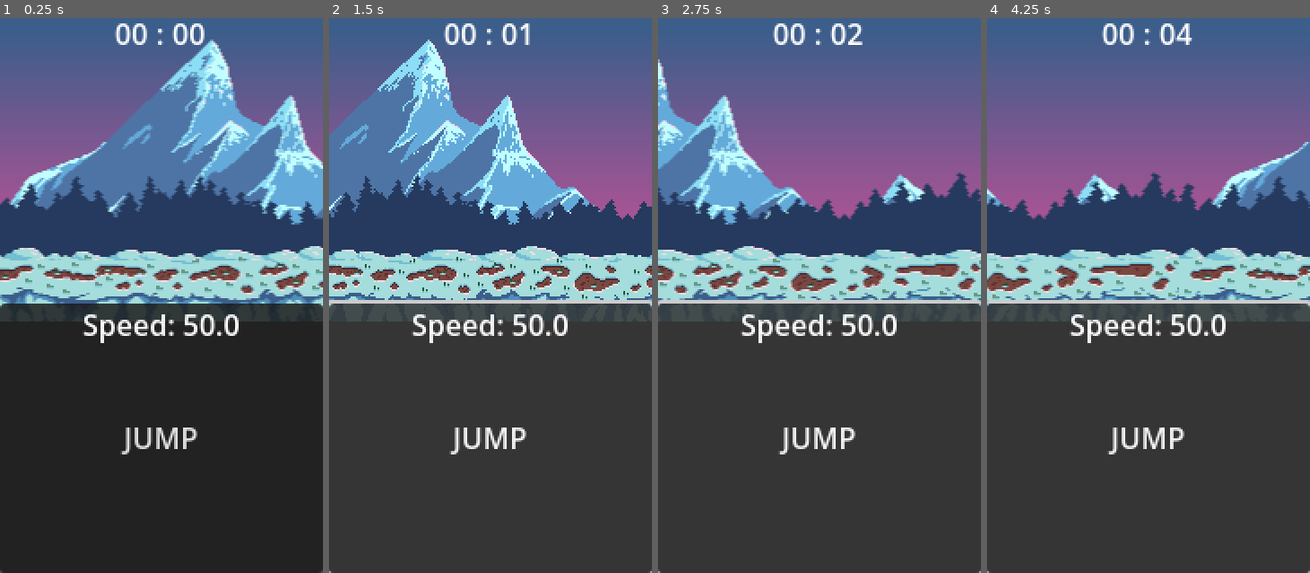
Above: before the commit, frames 1-4 (left to right).
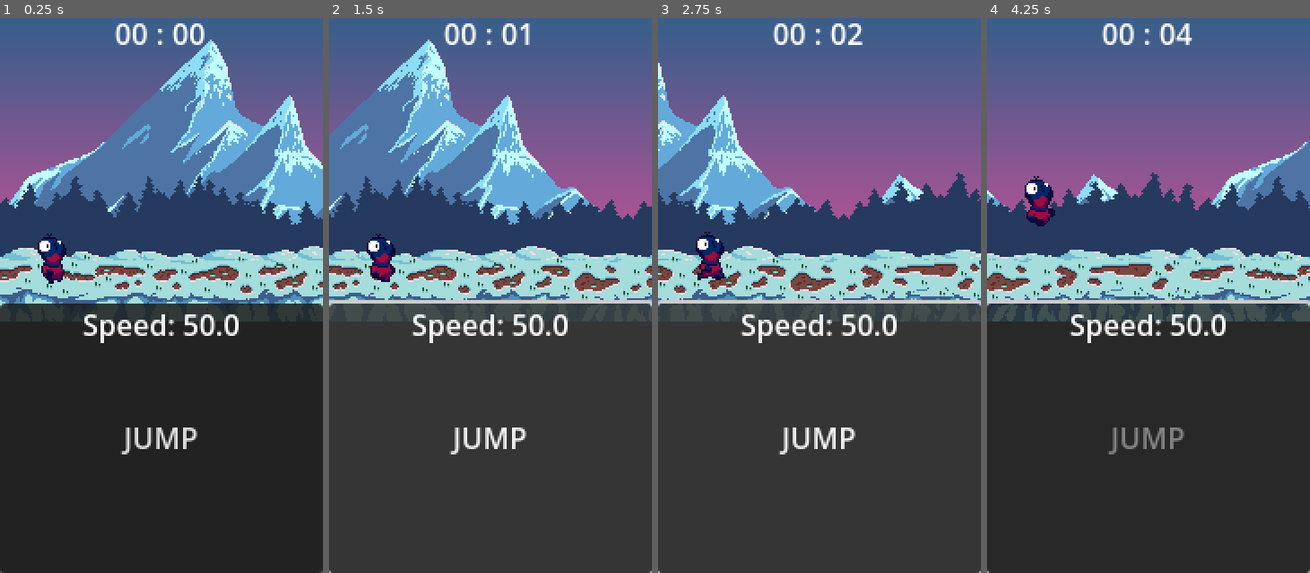
Above: after the commit, the same moments.

Repository: h1h2devs/SideScrollingTutorial
Game: Godot game, scene res://game.tscn
The game is run twice, just before and just after one commit, with the same random seed, the same clock (stepped at 60 frames per second) and the same inputs.
Inputs (mouse positions are in pixels of both pictures, inside the frame that each line leads up to):
- Up to frame 1 (0.25 s): no input
- Up to frame 2 (1.5 s): click "JUMP" at 0.5 s; click (490, 439) at 1.25 s, where only the run before the commit has a clickable "JUMP"
- Up to frame 3 (2.75 s): click "JUMP" at 2 s
- Up to frame 4 (4.25 s): tap Space (jump, bound only after the commit) at 2.85, 3.02, 3.32, 3.6, 3.77, 4.07 s

The runs differ from the first frame. In frame 1, 5.2% of the frame differs, in the area x 0-100%, y 3-52%; in frame 2, 0.5%; in frame 3, 3.9%; in frame 4, 3.5%.

Commit message:
Added the player and jumping

Diff:
--- a/game.gd
+++ b/game.gd
@@ -1,18 +1,23 @@
 extends Node2D
 
+@export var player: Player
 @export var scroll_speed : float = 0.0
 @export var seconds_per_minute: int = 0
 @export var scroll_speed_increase: float = 0
 
-@onready var parallax: Parallax2D = %Parallax2D
+@onready var sky_free: Parallax2D = %SkyFree
+@onready var mountains: Parallax2D = %Mountains
+@onready var trees: Parallax2D = %Trees
+@onready var ground: Parallax2D = %Ground
 
+#timer to increase scroll speed
 var round_timer: float = 0.0
-
+#sets the minutes
 var minute : int:
 	set(value):
 		minute = value
 		%Minute.text = str(value).lpad(2,'0')
-
+#sets the seconds
 var second: int:
 	set(value):
 		second = value
@@ -22,15 +27,18 @@
 		%Second.text = str(value).lpad(2,'0')
 
 func _ready() -> void:
-	set_scroll_speed()
+	set_scroll_speed() # sets the scroll speed and text if ur gona have a speed text
 
 func _process(delta: float) -> void:
 	increase_scroll_speed(delta)
 	set_scroll_speed()
 
-
 func set_scroll_speed() -> void:
-	parallax.autoscroll.x = -scroll_speed
+	player.sprite.speed_scale = scroll_speed / 100
+	sky_free.autoscroll.x = -scroll_speed
+	mountains.autoscroll.x = -scroll_speed
+	trees.autoscroll.x = -scroll_speed
+	ground.autoscroll.x = -scroll_speed
 	$UI/Control/Label.text = "Speed: " + str(scroll_speed)
 
 func increase_scroll_speed(delta) -> void:
@@ -41,3 +49,12 @@
 
 func _on_timer_timeout() -> void:
 	second += 1
+
+func _on_button_button_down() -> void:
+	pass
+	if player.can_jump == true:
+		player.jump()
+	# prevents double jumping
+	%Button.set_deferred("disabled", true)
+	await get_tree().create_timer(0.8).timeout
+	%Button.set_deferred("disabled", false)
--- a/game.tscn
+++ b/game.tscn
@@ -1,36 +1,65 @@
-[gd_scene load_steps=6 format=3 uid="uid://bom6r7tq0yh"]
+[gd_scene load_steps=8 format=3 uid="uid://bom6r7tq0yh"]
 
 [ext_resource type="Script" uid="uid://dpmw5twlgib70" path="res://game.gd" id="1_7jktm"]
 [ext_resource type="Texture2D" uid="uid://boro3xiftu6bv" path="res://assets/bg/1.Sky_free.png" id="1_80nbo"]
 [ext_resource type="Texture2D" uid="uid://bxsnw2gdscdm5" path="res://assets/bg/2.Mountains.png" id="2_fc0e3"]
 [ext_resource type="Texture2D" uid="uid://b57lwqdf5ijqi" path="res://assets/bg/3.Trees_back.png" id="3_7jktm"]
 [ext_resource type="Texture2D" uid="uid://cxgo2imjs5rff" path="res://assets/bg/4.Groundt.png" id="4_ryrav"]
+[ext_resource type="PackedScene" uid="uid://b0reql6r5syoi" path="res://scenes/player.tscn" id="6_ryrav"]
 
-[node name="Game" type="Node2D"]
+[sub_resource type="WorldBoundaryShape2D" id="WorldBoundaryShape2D_7jktm"]
+
+[node name="Game" type="Node2D" node_paths=PackedStringArray("player")]
 script = ExtResource("1_7jktm")
+player = NodePath("Player")
 scroll_speed = 50.0
 seconds_per_minute = 5
 scroll_speed_increase = 50.0
 
-[node name="Parallax2D" type="Parallax2D" parent="."]
+[node name="Background" type="Node2D" parent="."]
+
+[node name="SkyFree" type="Parallax2D" parent="Background"]
+unique_name_in_owner = true
+scroll_scale = Vector2(0.1, 1)
+repeat_size = Vector2(320, 0)
+
+[node name="Sprite2D" type="Sprite2D" parent="Background/SkyFree"]
+texture = ExtResource("1_80nbo")
+centered = false
+
+[node name="Mountains" type="Parallax2D" parent="Background"]
+unique_name_in_owner = true
+scroll_scale = Vector2(0.5, 1)
+repeat_size = Vector2(320, 0)
+autoscroll = Vector2(-10, 0)
+
+[node name="Sprite2D" type="Sprite2D" parent="Background/Mountains"]
+texture = ExtResource("2_fc0e3")
+centered = false
+
+[node name="Trees" type="Parallax2D" parent="Background"]
+unique_name_in_owner = true
+scroll_scale = Vector2(0.6, 1)
+repeat_size = Vector2(320, 0)
+autoscroll = Vector2(-10, 0)
+
+[node name="Sprite2D2" type="Sprite2D" parent="Background/Trees"]
+texture = ExtResource("3_7jktm")
+centered = false
+
+[node name="Ground" type="Parallax2D" parent="."]
 unique_name_in_owner = true
 repeat_size = Vector2(320, 0)
 
-[node name="Sprite2D" type="Sprite2D" parent="Parallax2D"]
-texture = ExtResource("1_80nbo")
+[node name="Sprite2D" type="Sprite2D" parent="Ground"]
+texture = ExtResource("4_ryrav")
 centered = false
 
-[node name="Sprite2D2" type="Sprite2D" parent="Parallax2D"]
-texture = ExtResource("2_fc0e3")
-centered = false
+[node name="StaticBody2D" type="StaticBody2D" parent="Ground"]
+position = Vector2(0, 160)
 
-[node name="Sprite2D3" type="Sprite2D" parent="Parallax2D"]
-texture = ExtResource("3_7jktm")
-centered = false
-
-[node name="Sprite2D4" type="Sprite2D" parent="Parallax2D"]
-texture = ExtResource("4_ryrav")
-centered = false
+[node name="CollisionShape2D" type="CollisionShape2D" parent="Ground/StaticBody2D"]
+shape = SubResource("WorldBoundaryShape2D_7jktm")
 
 [node name="Timer" type="Timer" parent="."]
 autostart = true
@@ -44,6 +73,7 @@
 anchor_bottom = 1.0
 grow_horizontal = 2
 grow_vertical = 2
+mouse_filter = 2
 
 [node name="MarginContainer" type="MarginContainer" parent="UI/Control"]
 custom_minimum_size = Vector2(180, 150)
@@ -52,15 +82,18 @@
 anchor_top = 1.0
 anchor_right = 1.0
 anchor_bottom = 1.0
+offset_top = -31.0
 grow_horizontal = 2
 grow_vertical = 0
+mouse_filter = 2
 
 [node name="PanelContainer" type="PanelContainer" parent="UI/Control/MarginContainer"]
 layout_mode = 2
+mouse_filter = 2
 
 [node name="Button" type="Button" parent="UI/Control/MarginContainer/PanelContainer"]
+unique_name_in_owner = true
 layout_mode = 2
-size_flags_horizontal = 3
 text = "JUMP"
 
 [node name="HBoxContainer" type="HBoxContainer" parent="UI/Control"]
@@ -107,4 +140,9 @@
 horizontal_alignment = 1
 vertical_alignment = 1
 
+[node name="Player" parent="." instance=ExtResource("6_ryrav")]
+position = Vector2(28, 131)
+JUMP_VELOCITY = -350.0
+
 [connection signal="timeout" from="Timer" to="." method="_on_timer_timeout"]
+[connection signal="button_down" from="UI/Control/MarginContainer/PanelContainer/Button" to="." method="_on_button_button_down"]
--- a/project.godot
+++ b/project.godot
@@ -24,3 +24,22 @@
 window/size/window_height_override=640
 window/stretch/mode="viewport"
 window/vsync/vsync_mode=0
+
+[input]
+
+jump={
+"deadzone": 0.2,
+"events": [Object(InputEventKey,"resource_local_to_scene":false,"resource_name":"","device":-1,"window_id":0,"alt_pressed":false,"shift_pressed":false,"ctrl_pressed":false,"meta_pressed":false,"pressed":false,"keycode":0,"physical_keycode":32,"key_label":0,"unicode":32,"location":0,"echo":false,"script":null)
+]
+}
+
+[layer_names]
+
+2d_physics/layer_1="World"
+2d_physics/layer_2="Player"
+2d_physics/layer_3="Enemy"
+2d_physics/layer_4="Collectables"
+
+[rendering]
+
+textures/canvas_textures/default_texture_filter=0
--- /dev/null
+++ b/scenes/player.gd
@@ -0,0 +1,19 @@
+class_name Player extends CharacterBody2D
+
+@export var JUMP_VELOCITY = 0.0
+@onready var sprite: AnimatedSprite2D = %Sprite
+var can_jump :bool = false
+
+func _physics_process(delta: float) -> void:
+	# Add the gravity.
+	if not is_on_floor():
+		velocity += get_gravity() * delta
+	if is_on_floor():
+		can_jump = true
+	if Input.is_action_just_pressed("jump") and can_jump:
+		jump()
+	move_and_slide()
+
+func jump() -> void:
+	velocity.y = JUMP_VELOCITY
+	can_jump = false
--- /dev/null
+++ b/scenes/player.tscn
@@ -0,0 +1,72 @@
+[gd_scene load_steps=11 format=3 uid="uid://b0reql6r5syoi"]
+
+[ext_resource type="Script" uid="uid://y71k1tnn8nvn" path="res://scenes/player.gd" id="1_qhqgy"]
+[ext_resource type="Texture2D" uid="uid://c6rde4jgjyi33" path="res://assets/playersprites/walk.png" id="2_qhqgy"]
+
+[sub_resource type="AtlasTexture" id="AtlasTexture_3vyb7"]
+atlas = ExtResource("2_qhqgy")
+region = Rect2(0, 0, 35, 43)
+
+[sub_resource type="AtlasTexture" id="AtlasTexture_g2els"]
+atlas = ExtResource("2_qhqgy")
+region = Rect2(35, 0, 35, 43)
+
+[sub_resource type="AtlasTexture" id="AtlasTexture_qhqgy"]
+atlas = ExtResource("2_qhqgy")
+region = Rect2(70, 0, 35, 43)
+
+[sub_resource type="AtlasTexture" id="AtlasTexture_dqkch"]
+atlas = ExtResource("2_qhqgy")
+region = Rect2(105, 0, 35, 43)
+
+[sub_resource type="AtlasTexture" id="AtlasTexture_qlg0r"]
+atlas = ExtResource("2_qhqgy")
+region = Rect2(140, 0, 35, 43)
+
+[sub_resource type="AtlasTexture" id="AtlasTexture_tuyoq"]
+atlas = ExtResource("2_qhqgy")
+region = Rect2(175, 0, 35, 43)
+
+[sub_resource type="SpriteFrames" id="SpriteFrames_fjrip"]
+animations = [{
+"frames": [{
+"duration": 1.0,
+"texture": SubResource("AtlasTexture_3vyb7")
+}, {
+"duration": 1.0,
+"texture": SubResource("AtlasTexture_g2els")
+}, {
+"duration": 1.0,
+"texture": SubResource("AtlasTexture_qhqgy")
+}, {
+"duration": 1.0,
+"texture": SubResource("AtlasTexture_dqkch")
+}, {
+"duration": 1.0,
+"texture": SubResource("AtlasTexture_qlg0r")
+}, {
+"duration": 1.0,
+"texture": SubResource("AtlasTexture_tuyoq")
+}],
+"loop": true,
+"name": &"run",
+"speed": 5.0
+}]
+
+[sub_resource type="CapsuleShape2D" id="CapsuleShape2D_smehm"]
+
+[node name="Player" type="CharacterBody2D"]
+collision_layer = 2
+collision_mask = 13
+script = ExtResource("1_qhqgy")
+
+[node name="Sprite" type="AnimatedSprite2D" parent="."]
+unique_name_in_owner = true
+sprite_frames = SubResource("SpriteFrames_fjrip")
+animation = &"run"
+autoplay = "run"
+frame = 5
+frame_progress = 0.236756
+
+[node name="CollisionShape2D" type="CollisionShape2D" parent="."]
+shape = SubResource("CapsuleShape2D_smehm")
Not shown, added: scenes/player.gd.uid
